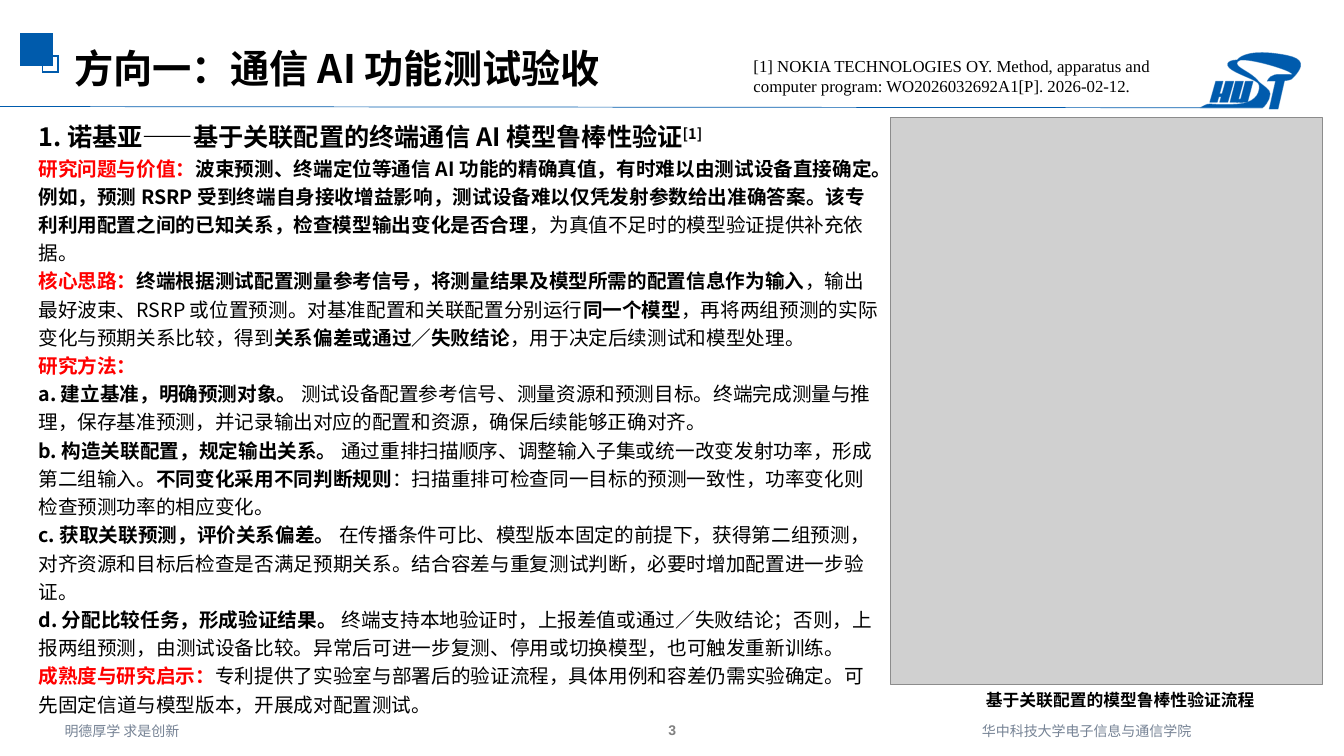
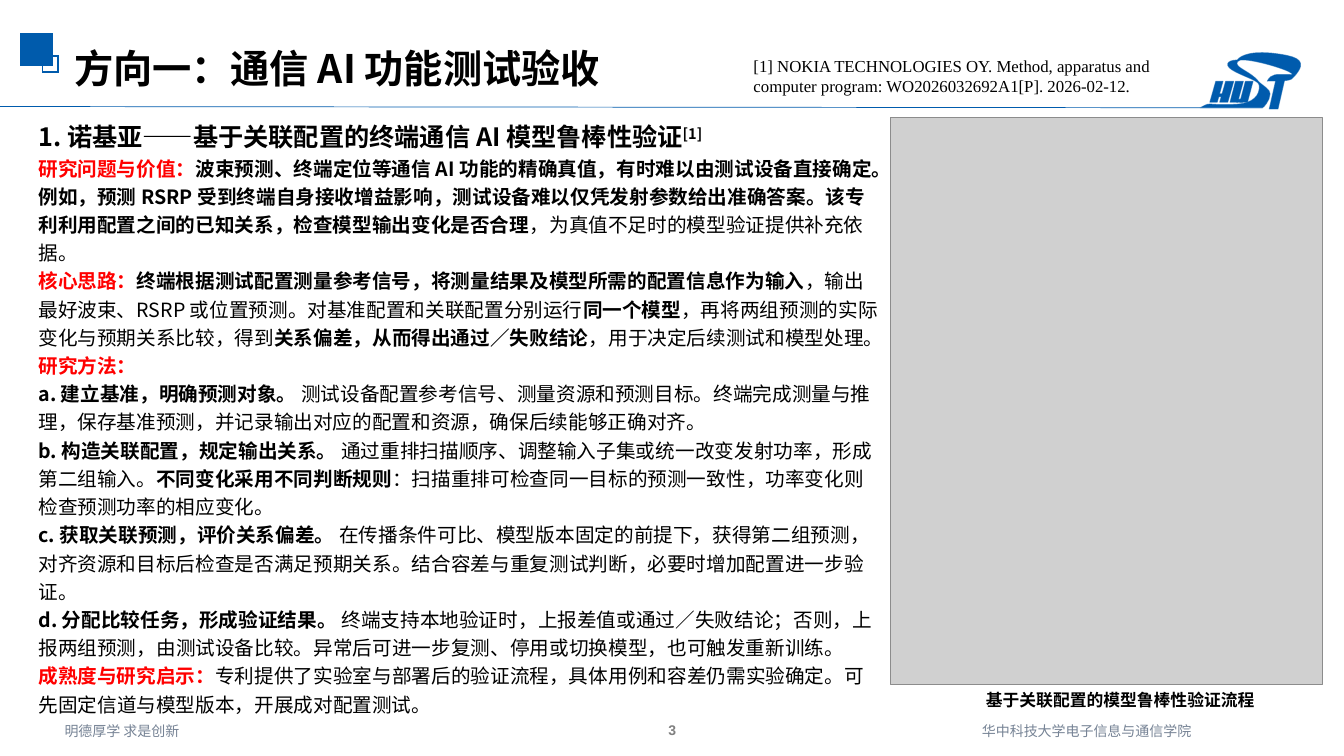
Before and after one commit to strings-pixel/self, a slide deck: slide 3 of 2026.10.16AI与通信融合研究进展调研四.pptx. Drawn at 1344x756 pixels with LibreOffice and Linux fonts; fonts in the diff are those of the drawing; grey boxes stand for pictures. Boxes give left, top, right and bottom in pixels: in the first picture for what was removed or moved away, otherwise in the second. Text is boxed around its words. In the diff, an @@ line names an element or a change of style, - is before the commit and + after.

```diff
--- a/2026.10.16AI与通信融合研究进展调研四.pptx
+++ b/2026.10.16AI与通信融合研究进展调研四.pptx
@@ text at [38,271,883,348]: text changed @@
-核心思路：终端根据测试配置测量参考信号，将测量结果及模型所需的配置信息作为输入，输出最好波束、RSRP 或位置预测。对基准配置和关联配置分别运行同一个模型，再将两组预测的实际变化与预期关系比较，得到关系偏差或通过／失败结论，用于决定后续测试和模型处理。
+核心思路：终端根据测试配置测量参考信号，将测量结果及模型所需的配置信息作为输入，输出最好波束、RSRP 或位置预测。对基准配置和关联配置分别运行同一个模型，再将两组预测的实际变化与预期关系比较，得到关系偏差，从而得出通过／失败结论，用于决定后续测试和模型处理。
```
Also in this commit, not shown: 3 other slides changed.
